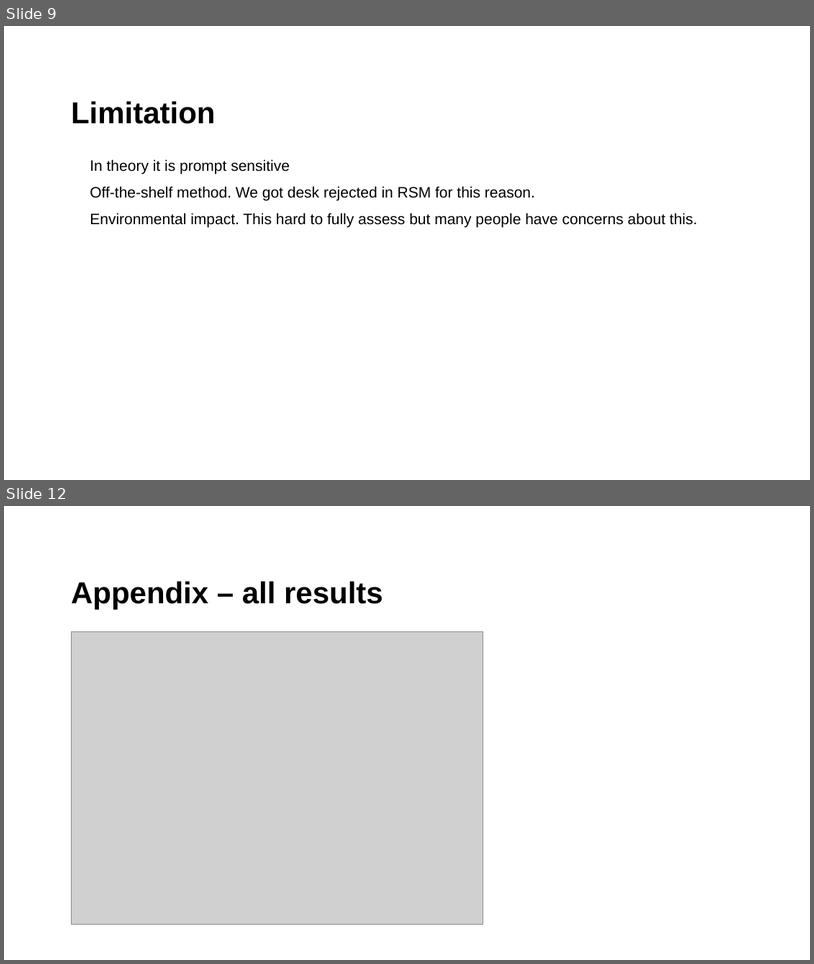
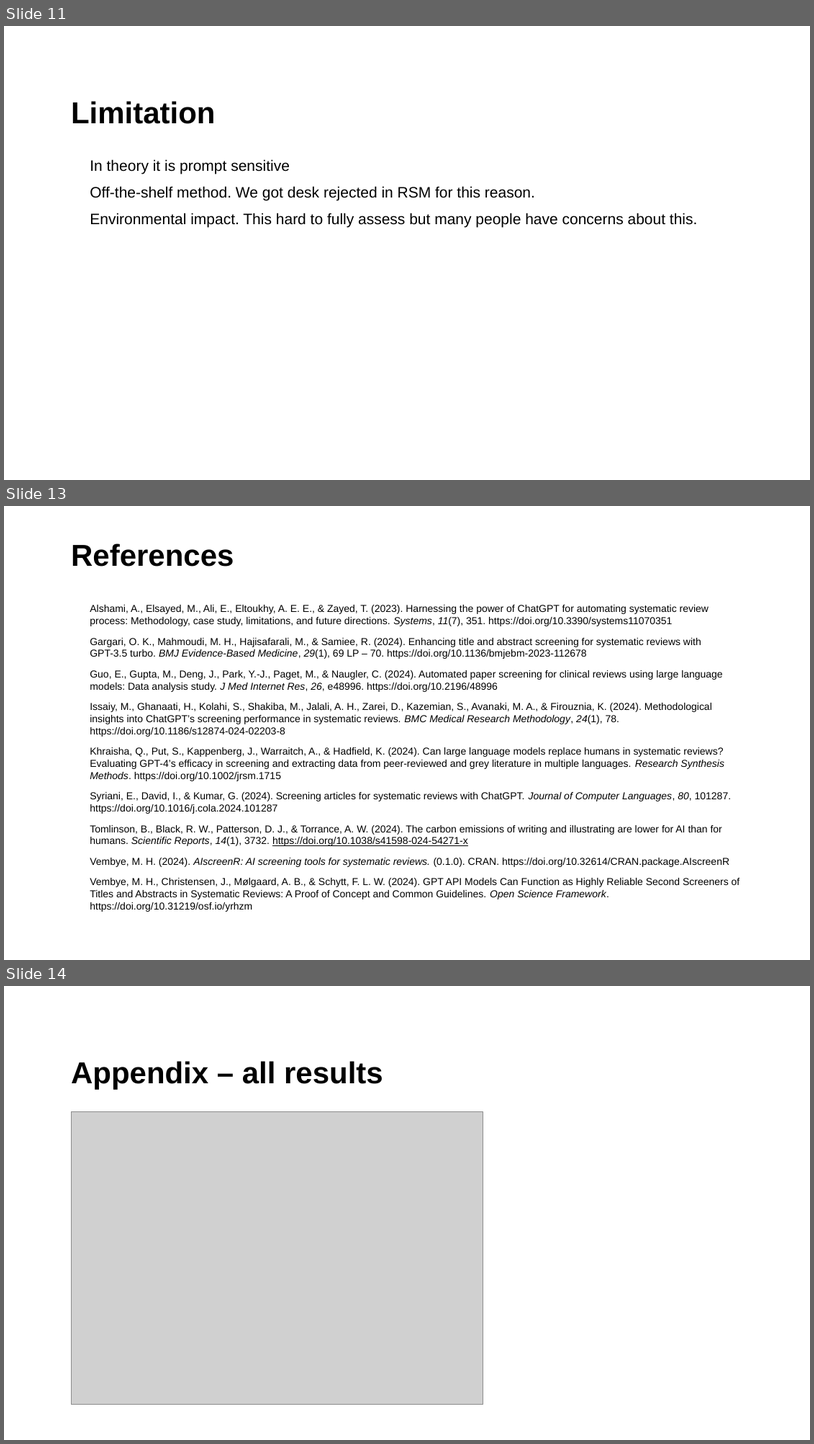
Before and after one commit to MikkelVembye/SRMA-SIG-presentation, a slide deck: SRMA SIG presentation 2024 .potx.pptx. Shown one above the other, each under a label of ours: slides 9 and 12 before the commit, slides 11, 13 and 14 after it; the slides between them are not shown. The pictures are 814x964 and 814x1444 pixels, drawn with LibreOffice and Linux fonts; fonts in the diff are those of the drawing; grey boxes stand for pictures; background and template pictures are left out. Boxes give left, top, right and bottom in pixels: in the first picture for what was removed or moved away, otherwise in the second. Text is boxed around its words. In the diff, an @@ line names an element or a change of style, - is before the commit and + after.

```diff
--- a/SRMA SIG presentation 2024 .potx.pptx
+++ b/SRMA SIG presentation 2024 .potx.pptx
@@ slide 13 added at bbox=[4, 506, 810, 960], background #FFFFFF @@
@@ title added at bbox=[71, 543, 234, 566], 36 pt, text #000000, bold @@
+References
@@ text added at bbox=[90, 605, 741, 899], 12 pt, text #000000 @@
+• Alshami, A., Elsayed, M., Ali, E., Eltoukhy, A. E. E., & Zayed, T. (2023). Harnessing the power of ChatGPT for automating systematic review process: Methodology, case study, limitations, and future directions. Systems, 11(7), 351. https://doi.org/10.3390/systems11070351
+• Gargari, O. K., Mahmoudi, M. H., Hajisafarali, M., & Samiee, R. (2024). Enhancing title and abstract screening for systematic reviews with GPT-3.5 turbo. BMJ Evidence-Based Medicine, 29(1), 69 LP – 70. https://doi.org/10.1136/bmjebm-2023-112678
+• Guo, E., Gupta, M., Deng, J., Park, Y.-J., Paget, M., & Naugler, C. (2024). Automated paper screening for clinical reviews using large language models: Data analysis study. J Med Internet Res, 26, e48996. https://doi.org/10.2196/48996
+• Issaiy, M., Ghanaati, H., Kolahi, S., Shakiba, M., Jalali, A. H., Zarei, D., Kazemian, S., Avanaki, M. A., & Firouznia, K. (2024). Methodological insights into ChatGPT’s screening performance in systematic reviews. BMC Medical Research Methodology, 24(1), 78. https://doi.org/10.1186/s12874-024-02203-8
+• Khraisha, Q., Put, S., Kappenberg, J., Warraitch, A., & Hadfield, K. (2024). Can large language models replace humans in systematic reviews? Evaluating GPT-4’s efficacy in screening and extracting data from peer-reviewed and grey literature in multiple languages. Research Synthesis Methods. https://doi.org/10.1002/jrsm.1715
+• Syriani, E., David, I., & Kumar, G. (2024). Screening articles for systematic reviews with ChatGPT. Journal of Computer Languages, 80, 101287. https://doi.org/10.1016/j.cola.2024.101287
+• Tomlinson, B., Black, R. W., Patterson, D. J., & Torrance, A. W. (2024). The carbon emissions of writing and illustrating are lower for AI than for humans. Scientific Reports, 14(1), 3732. https://doi.org/10.1038/s41598-024-54271-x
+• Vembye, M. H. (2024). AIscreenR: AI screening tools for systematic reviews. (0.1.0). CRAN. https://doi.org/10.32614/CRAN.package.AIscreenR
+• Vembye, M. H., Christensen, J., Mølgaard, A. B., & Schytt, F. L. W. (2024). GPT API Models Can Function as Highly Reliable Second Screeners of Titles and Abstracts in Systematic Reviews: A Proof of Concept and Common Guidelines. Open Science Framework. https://doi.org/10.31219/osf.io/yrhzm
@@ what was slide 9 is now slide 11 @@
@@ what was slide 12 is now slide 14 @@
```
Also in this commit, not shown: 3 slides changed, 3 other slides added, 2 slides removed.
